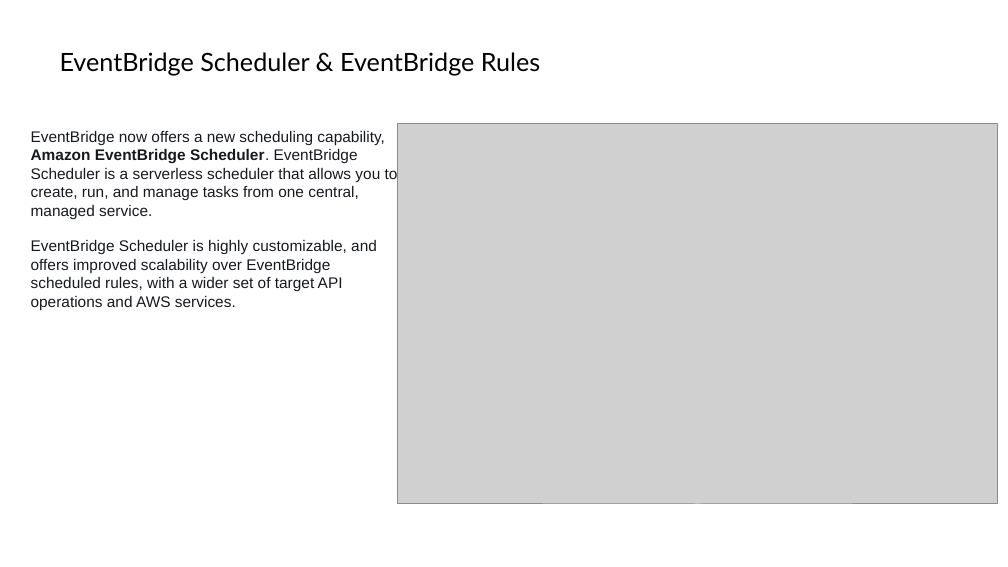
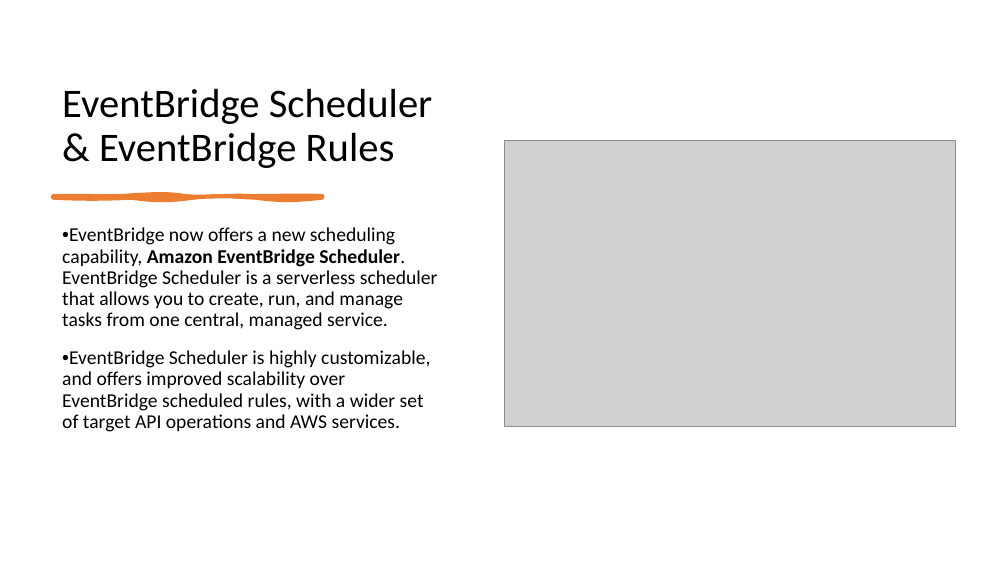
Before and after one commit to IlyaChakun/aws-iba-courses, a slide deck: slide 8 of lecture-materials/Managment&Governance/eventBridge/event-bridge.pptx. Drawn at 1008x567 pixels with LibreOffice and Linux fonts; fonts in the diff are those of the drawing; grey boxes stand for pictures. Boxes give left, top, right and bottom in pixels: in the first picture for what was removed or moved away, otherwise in the second. Text is boxed around its words. In the diff, an @@ line names an element or a change of style, - is before the commit and + after.

```diff
--- a/lecture-materials/Managment&Governance/eventBridge/event-bridge.pptx
+++ b/lecture-materials/Managment&Governance/eventBridge/event-bridge.pptx
@@ title "EventBridge Scheduler & EventBridge Rules": place and size @@
-title "EventBridge Scheduler & EventBridge Rules" at bbox=[60, 52, 540, 76]
+title "EventBridge Scheduler & EventBridge Rules" at bbox=[62, 88, 433, 168]
@@ title "EventBridge Scheduler & EventBridge Rules" at bbox=[62, 88, 433, 168]: size 18 to 29 pt, font Lato to Calibri; vertical alignment middle to bottom @@
@@ picture: place and size @@
-picture at bbox=[397, 123, 997, 504]
+picture at bbox=[504, 140, 956, 426]
@@ freeform shape added at bbox=[53, 197, 323, 198], fill #ED7D31, outline #ED7D31 3 pt @@
@@ text "EventBridge now offers a new ...": place and size @@
-text "EventBridge now offers a new ..." at bbox=[31, 131, 398, 310]
+text "EventBridge now offers a new ..." at bbox=[62, 227, 438, 432]
@@ text "EventBridge now offers a new ..." at bbox=[62, 227, 438, 432]: size 11 to 14 pt, font Arial to Calibri, text colour #16191F to #000000; bullet none to •; line spacing 1 to 0.9 @@
```
Also in this commit, not shown: 10 other slides changed, 2 slides added, 1 other file.
